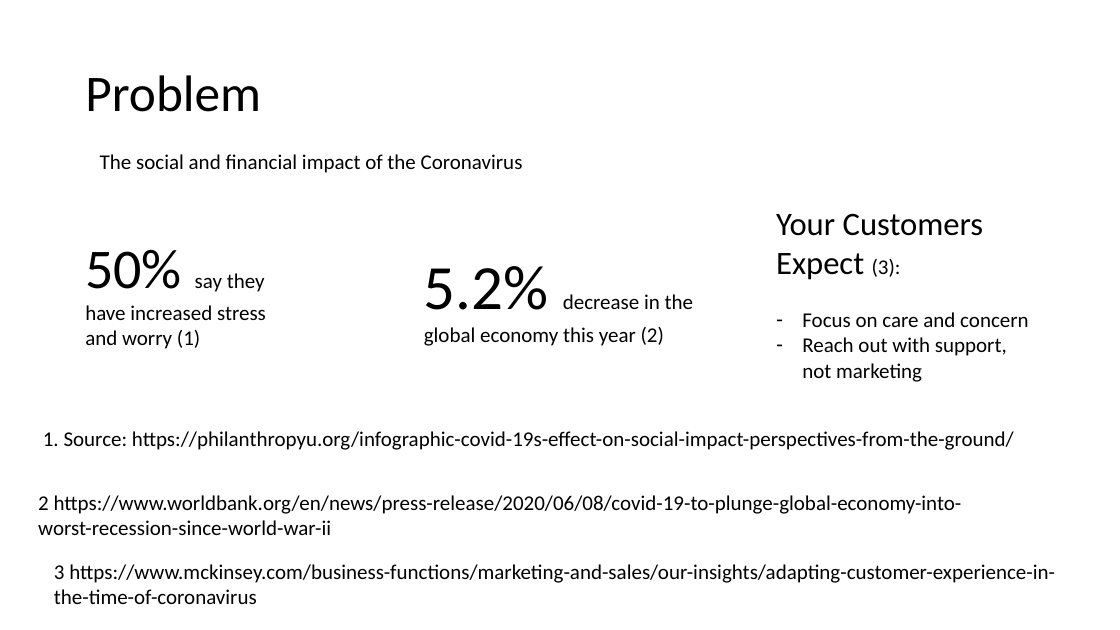
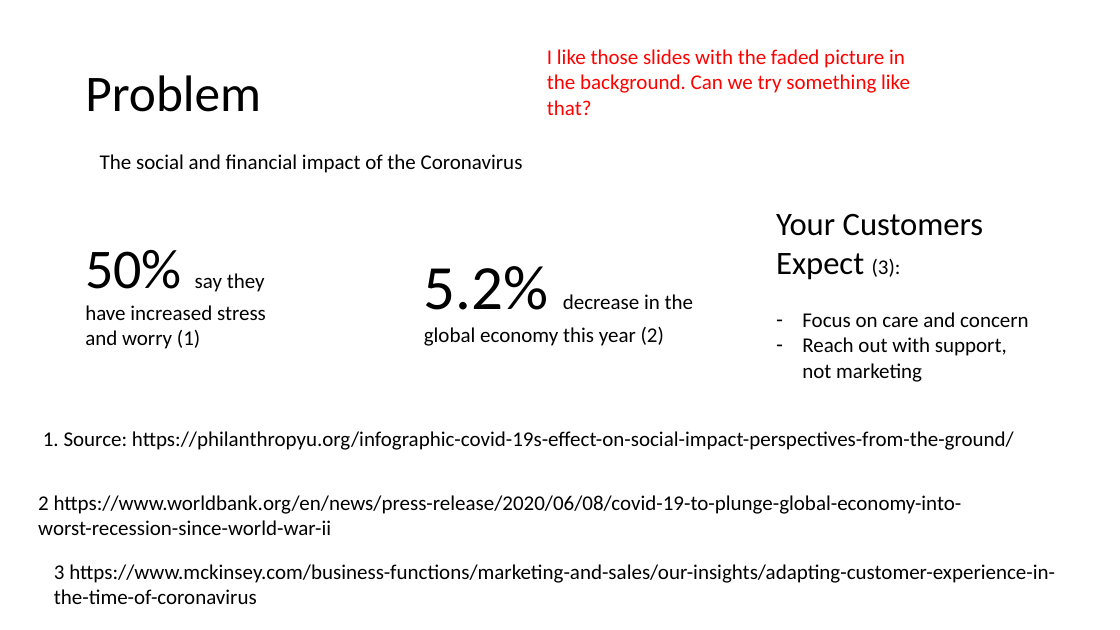
Before and after one commit to dxc-technology/AI-Remote-Worker-Assistant, a slide deck: slide 1 of Creative/Ulster Bank Hackathon Pitch Deck.pptx. Drawn at 1120x630 pixels with LibreOffice and Linux fonts; fonts in the diff are those of the drawing. Boxes give left, top, right and bottom in pixels: in the first picture for what was removed or moved away, otherwise in the second. Text is boxed around its words. In the diff, an @@ line names an element or a change of style, - is before the commit and + after.

```diff
--- a/Creative/Ulster Bank Hackathon Pitch Deck.pptx
+++ b/Creative/Ulster Bank Hackathon Pitch Deck.pptx
@@ text added at [547, 49, 910, 115], 18 pt, text #FF0000 @@
+I like those slides with the faded picture in the background. Can we try something like that?
```
Also in this commit, not shown: 4 other slides changed, 2 other files.
